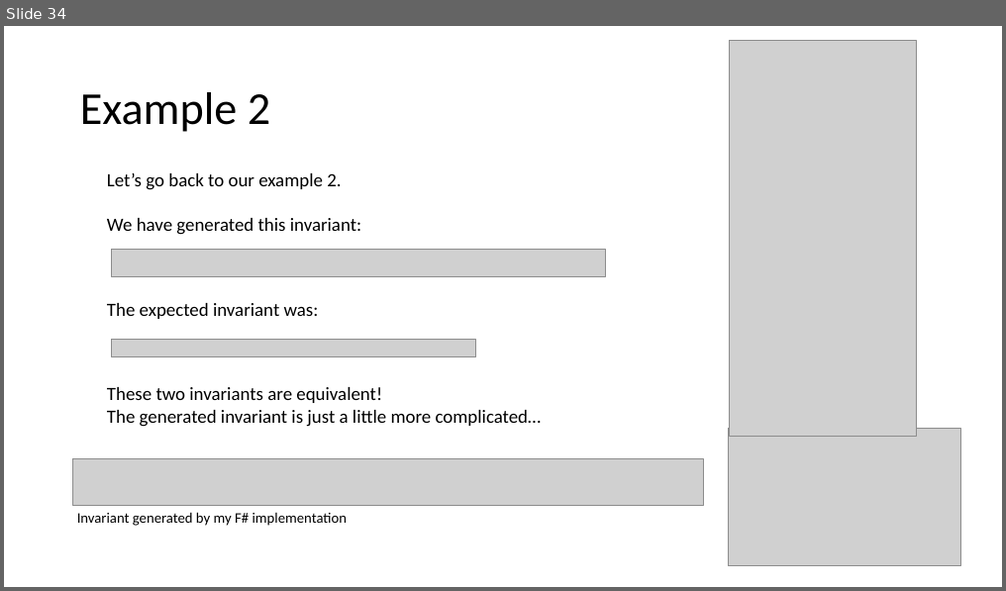
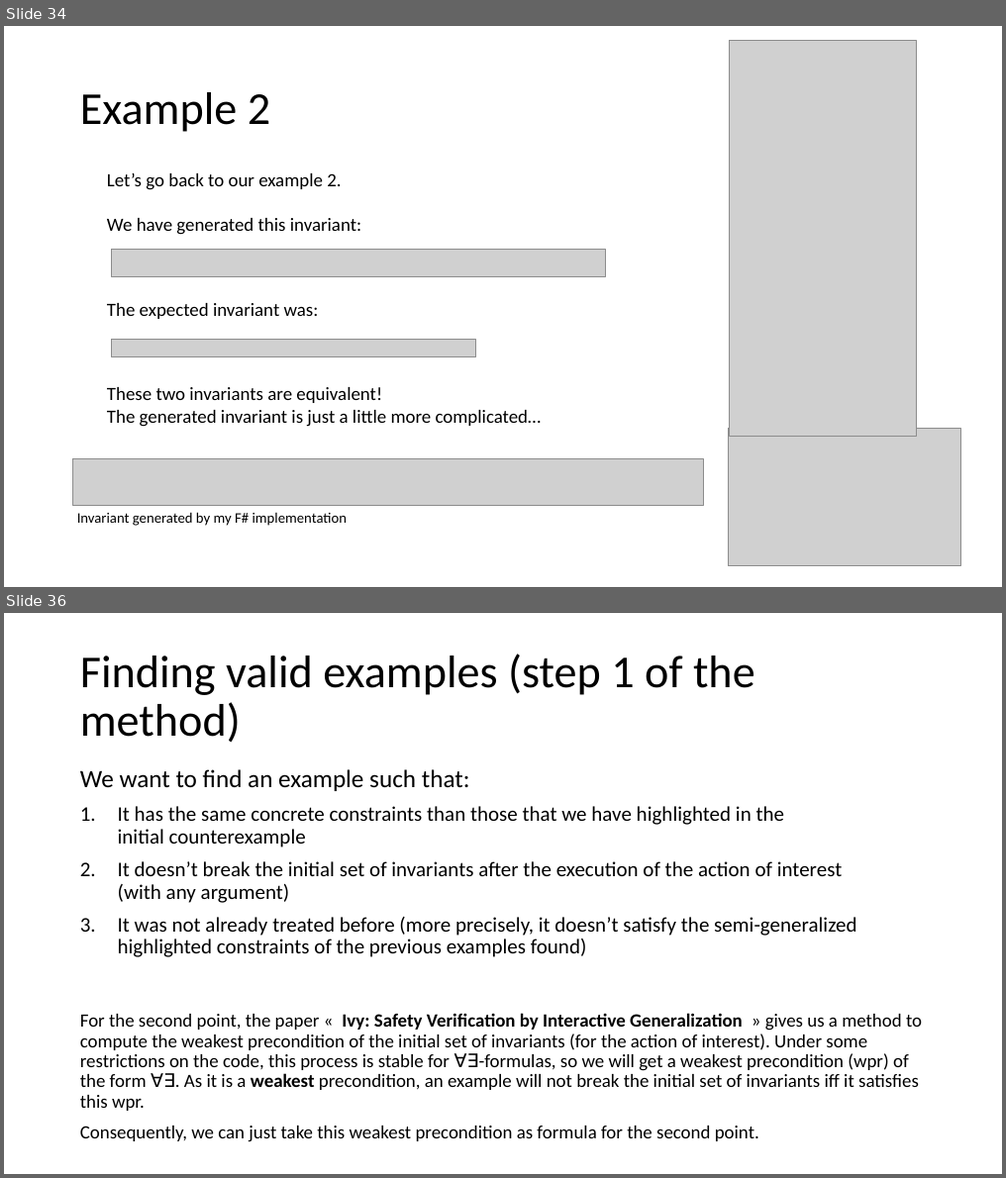
Before and after one commit to tjhance/ivy-research, a slide deck: invariant_synthesis/Invariant Synthesis.pptx. Shown one above the other, each under a label of ours: slide 34 before the commit, slides 34 and 36 after it; the slides between them are not shown. The pictures are 1006x591 and 1006x1178 pixels, drawn with LibreOffice and Linux fonts; fonts in the diff are those of the drawing; grey boxes stand for pictures. Boxes give left, top, right and bottom in pixels: in the first picture for what was removed or moved away, otherwise in the second. Text is boxed around its words. In the diff, an @@ line names an element or a change of style, - is before the commit and + after.

```diff
--- a/invariant_synthesis/Invariant Synthesis.pptx
+++ b/invariant_synthesis/Invariant Synthesis.pptx
@@ slide 36 added at [4,613,1002,1174], background #FFFFFF @@
@@ title added at [80,654,755,743], 44 pt, text #000000 @@
+Finding valid examples (step 1 of the method)
@@ text added at [80,769,922,1143], 18 pt, text #000000 @@
+We want to find an example such that:
+1. It has the same concrete constraints than those that we have highlighted in the
+   initial counterexample
+2. It doesn’t break the initial set of invariants after the execution of the action of interest
+   (with any argument)
+3. It was not already treated before (more precisely, it doesn’t satisfy the semi-generalized highlighted constraints of the previous examples found)
+For the second point, the paper « Ivy: Safety Verification by Interactive Generalization » gives us a method to compute the weakest precondition of the initial set of invariants (for the action of interest). Under some restrictions on the code, this process is stable for ∀∃-formulas, so we will get a weakest precondition (wpr) of the form ∀∃. As it is a weakest precondition, an example will not break the initial set of invariants iff it satisfies this wpr.
+Consequently, we can just take this weakest precondition as formula for the second point.
```
Also in this commit, not shown: 3 slides changed, 2 other slides added.
